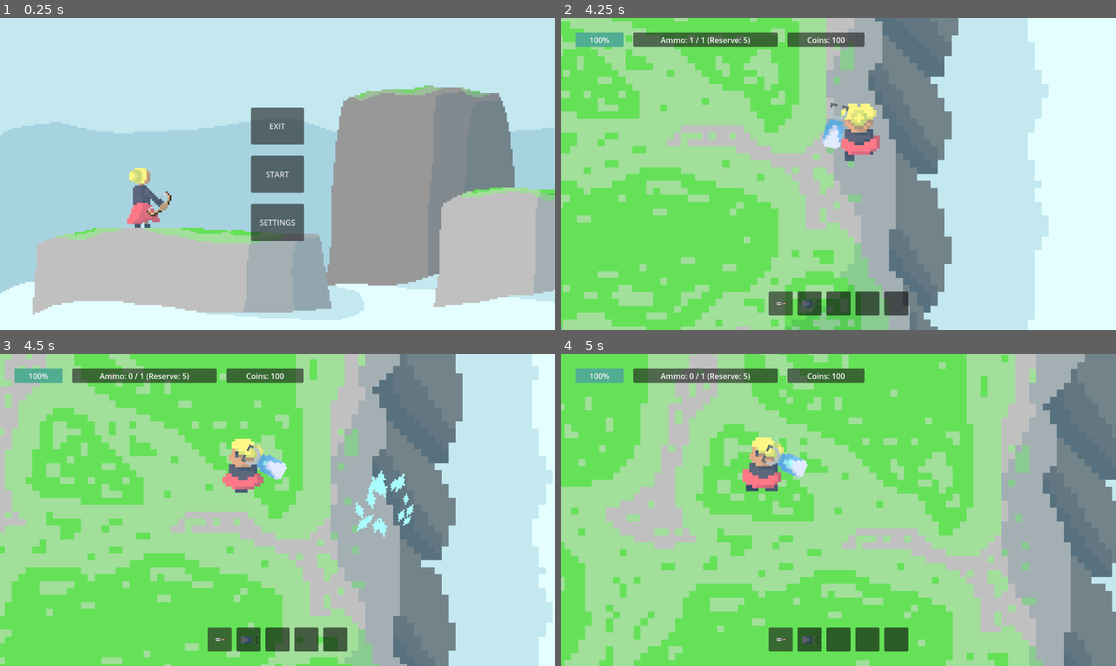
Above: before the commit, frames 1-4 (two rows, left to right).
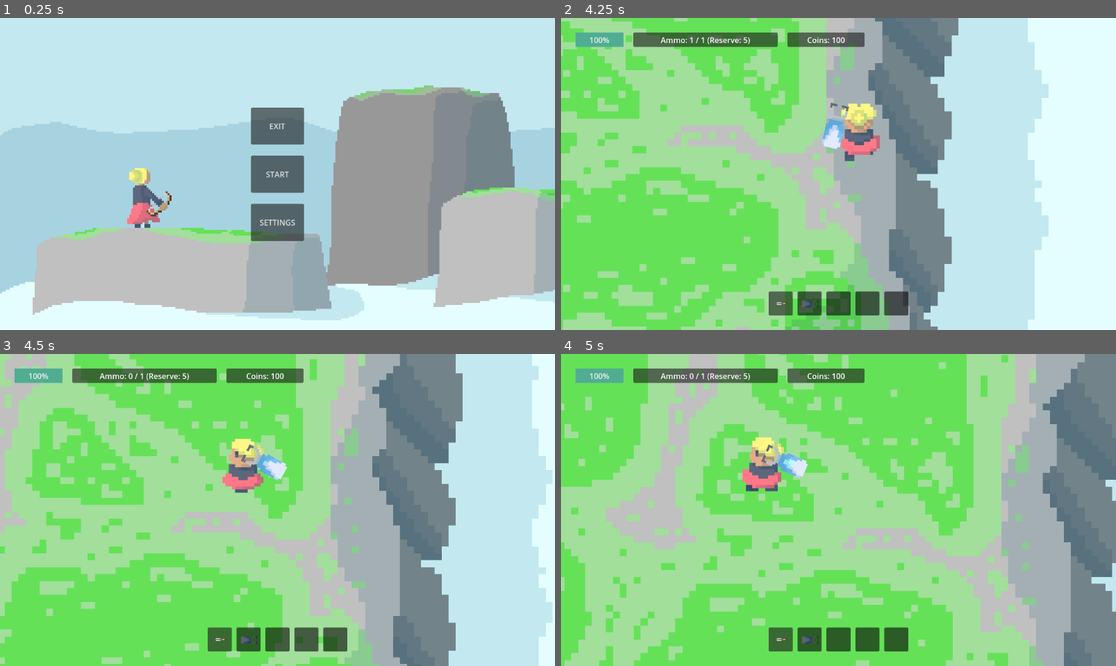
Above: after the commit, the same moments.

Repository: Kryzi/Eksamens-projekt
Game: Godot game, scene res://scenes/main_menu/main_menu.tscn
The game is run twice, just before and just after one commit, with the same random seed, the same clock (stepped at 60 frames per second) and the same inputs. The engine's default icon, where the game draws it, is replaced by a stand-in: a white triangle on a blue panel in a dark square.
Inputs (mouse positions are in pixels of both pictures, inside the frame that each line leads up to):
- Up to frame 1 (0.25 s): no input
- Up to frame 2 (4.25 s): click "START" at 0.5 s; move the mouse to (960, 158) at 1.27 s; hold D (Right) 1.28-2.03 s; tap 0 (0) at 1.35, 2.3, 2.85, 3.8 s; tap X (x) at 1.55, 2.1, 3.05 s; move the mouse to (727, 189) at 2.02 s; hold S (Down) 2.03-2.78 s; move the mouse to (894, 105) at 2.77 s; hold D (Right) 2.78-3.53 s; move the mouse to (810, 236) at 3.52 s; hold W (Up) from 3.53 s (still down); tap Shift (Dash) at 3.6 s
- Up to frame 3 (4.5 s): move the mouse to (444, 556) at 4.27 s; release W (Up) at 4.28 s; press the mouse at (444, 556) at 4.28 s; hold A (Left) from 4.28 s (still down)
- Up to frame 4 (5 s): keep holding A (Left); tap X (x) at 4.55 s

Frames 1-2 are identical in both runs. In frame 3, 0.6% of the frame differs, in the area x 63-75%, y 37-59%; in frame 4, nothing differs.
Error after the commit: Cannot call method 'instantiate' on a null value. (res://scripts/weapons/basic_projectile.gd:29)

Commit message:
fix til bue

Diff:
--- /dev/null
+++ b/scenes/weapons/basic_bow/arrow_particle.tscn
@@ -0,0 +1,41 @@
+[gd_scene load_steps=5 format=3 uid="uid://cj0f648go87mm"]
+
+[ext_resource type="Texture2D" uid="uid://d15ulnhwasnkp" path="res://sprites/vaaben/partikler/is/is_partikel-2.png" id="1_bxhx2"]
+[ext_resource type="Script" path="res://scripts/weapons/water_particle.gd" id="2_x8k8g"]
+
+[sub_resource type="Curve" id="Curve_1ry8t"]
+min_value = -100.0
+max_value = 100.0
+_data = [Vector2(0, 100), 0.0, 0.0, 0, 0, Vector2(0.376404, -95.6044), 0.0, 0.0, 0, 0]
+point_count = 2
+
+[sub_resource type="Curve" id="Curve_68o8t"]
+_data = [Vector2(0, 1), 0.0, 0.0, 0, 0, Vector2(1, 0), 0.0, 0.0, 0, 0]
+point_count = 2
+
+[node name="arrow_particle" type="CPUParticles2D"]
+emitting = false
+amount = 10
+lifetime = 0.4
+one_shot = true
+explosiveness = 1.0
+texture = ExtResource("1_bxhx2")
+spread = 180.0
+gravity = Vector2(0, 0)
+initial_velocity_min = 150.0
+initial_velocity_max = 300.0
+angular_velocity_min = 0.5
+angular_velocity_max = 4.5
+angular_velocity_curve = SubResource("Curve_1ry8t")
+angle_min = -45.0
+angle_max = 45.0
+scale_amount_min = 2.5
+scale_amount_max = 5.0
+scale_amount_curve = SubResource("Curve_68o8t")
+script = ExtResource("2_x8k8g")
+
+[node name="Timer" type="Timer" parent="."]
+wait_time = 0.5
+autostart = true
+
+[connection signal="timeout" from="Timer" to="." method="_on_timer_timeout"]
--- a/scenes/weapons/basic_bow/basic_arrow_projectile.tscn
+++ b/scenes/weapons/basic_bow/basic_arrow_projectile.tscn
@@ -1,6 +1,7 @@
-[gd_scene load_steps=4 format=3 uid="uid://cramhe6rm2cu1"]
+[gd_scene load_steps=5 format=3 uid="uid://cramhe6rm2cu1"]
 
 [ext_resource type="Script" path="res://scripts/weapons/basic_projectile.gd" id="1_gn7b4"]
+[ext_resource type="PackedScene" uid="uid://cj0f648go87mm" path="res://scenes/weapons/basic_bow/arrow_particle.tscn" id="2_l3p58"]
 [ext_resource type="Texture2D" uid="uid://brmu8nrshp73j" path="res://sprites/vaaben/ranged/bue/pil_bue.png" id="2_yuy7m"]
 
 [sub_resource type="RectangleShape2D" id="RectangleShape2D_nw6fo"]
@@ -8,6 +9,7 @@
 
 [node name="BasicArrowProjectile" type="Area2D" groups=["projectile"]]
 script = ExtResource("1_gn7b4")
+Particle = ExtResource("2_l3p58")
 
 [node name="Sprite2D" type="Sprite2D" parent="."]
 scale = Vector2(2, 2)
--- a/scenes/weapons/ice_cannon/ice_cannon_bullet.tscn
+++ b/scenes/weapons/ice_cannon/ice_cannon_bullet.tscn
@@ -1,8 +1,7 @@
-[gd_scene load_steps=5 format=3 uid="uid://cyouknex6divm"]
+[gd_scene load_steps=4 format=3 uid="uid://cyouknex6divm"]
 
 [ext_resource type="Script" path="res://scripts/weapons/basic_projectile.gd" id="1_wawsl"]
 [ext_resource type="Texture2D" uid="uid://t8d7cdi2xopq" path="res://sprites/vaaben/ranged/is_kannon/projektil_is-kannon.png" id="1_xyou4"]
-[ext_resource type="PackedScene" uid="uid://vseo6uqg1jg1" path="res://scenes/weapons/ice_cannon/ice_particle.tscn" id="2_ux0wp"]
 
 [sub_resource type="RectangleShape2D" id="RectangleShape2D_lgwqi"]
 size = Vector2(80, 37)
@@ -10,7 +9,6 @@
 [node name="IsKanonBullet" type="Area2D" groups=["projectile"]]
 script = ExtResource("1_wawsl")
 BulletSpeed = 1000
-IceParticle = ExtResource("2_ux0wp")
 
 [node name="Sprite2D" type="Sprite2D" parent="."]
 position = Vector2(32, 0)
--- a/scripts/weapons/basic_projectile.gd
+++ b/scripts/weapons/basic_projectile.gd
@@ -5,7 +5,7 @@
 var targetPos: Vector2
 var direction: Vector2
 
-@export var IceParticle: PackedScene
+@export var Particle: PackedScene
 
 
 func _ready() -> void:
@@ -26,7 +26,7 @@
 
 
 func emitParticle():
-	var particle = IceParticle.instantiate()
+	var particle = Particle.instantiate()
 
 	get_tree().get_root().call_deferred("add_child", particle)
 	particle.global_position = global_position
